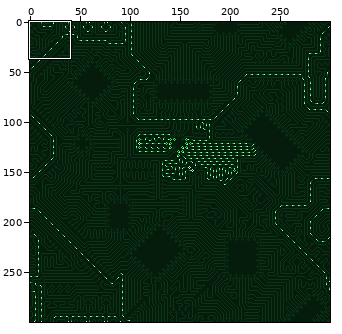
Edited in one commit: sprite sheet (src/circuit_bg/circuit_f4.png). Above: a wide view before the commit, with the close-up outlined.
Close-up. The starting point:
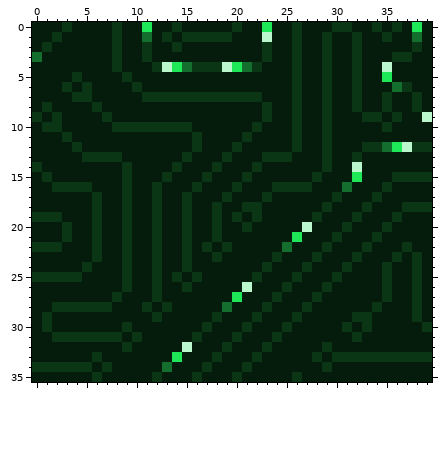
The file is 300x300 pixels. Colours within 5 levels of each other are drawn and written as one. Shown: x 0..39, y 0..35. The commit also changed other parts of the picture, which this record leaves out.
Now the later version:
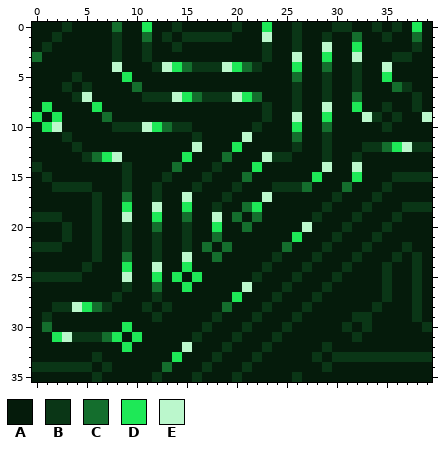
Palette (. is transparent): A #051b0b  B #0a3616  C #146e2d  D #1ee857  E #bbf7cc
Change:
Changed rows in their new state; - is an unchanged pixel.
first column x 0:
 0 --------C---------------------------
 1 --------------------------------C---
 2 -----------------------------E--D---
 3 --------------------------E--D--E---
 4 --------E-----------------D--C------
 5 ---------D----------------C---------
 6 ----------C-------------------------
 7 -----E--------EDC---EDC---------C--A
 8 -D----D----------------------E--D---
 9 D-D----C------------------E--D---E--
10 -DE--------EDC------------D--C------
11 ---------------------E----C---------
12 ----------------E---D---------------
13 ------CDE------D---C---E------------
14 --------------C-------D------E------
15 ---------------------C------D-------
16 ---------------------------C--------
17 ---------C-----E-------E------------
18 ---------D--E--D-----CD-------------
19 ---------E--D--C--E-C-C-------------
20 ------------C-----D--C--------------
21 ------------------C-----------------
22 -----------------C-C----------------
23 ---------C-----E--C-----------------
24 ---------D--E--D--------------------
25 ---------E--D-D-D-------------------
26 ------------C--D--------------------
28 ----EDC-----------------------------
30 -C-------D--------------------------
31 --DE---CD-D-------------------------
32 ---------D--------------------------
Changed places in both close-ups, as pixel boxes (x1, y1, x2, y2):
changed: (32, 22, 392, 352)
